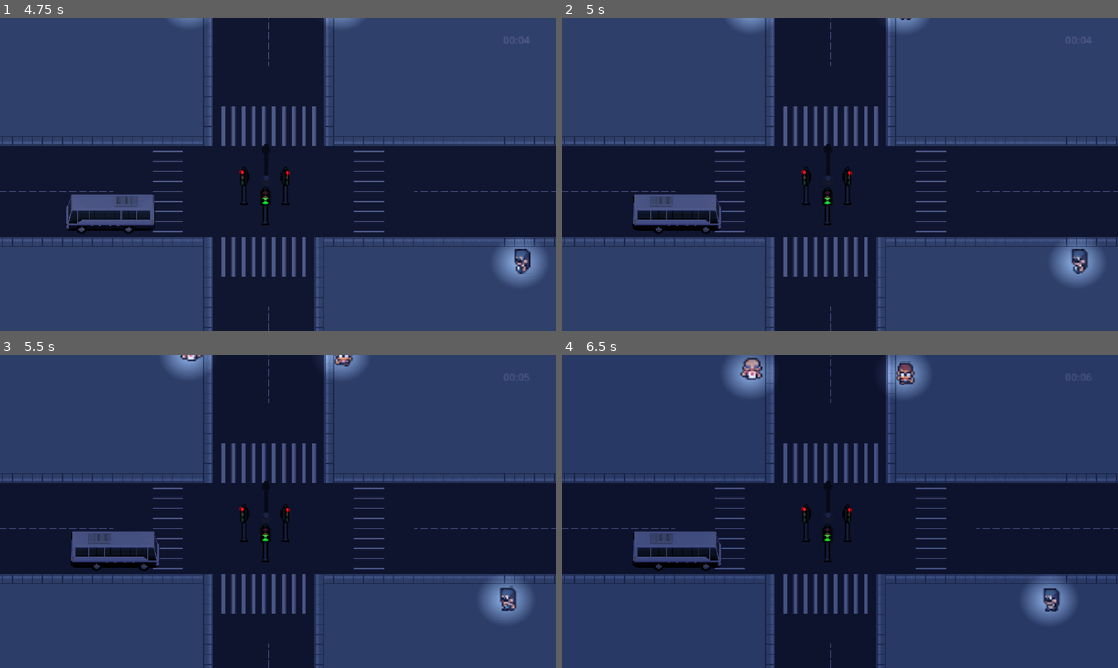
Above: before the commit, frames 1-4 (two rows, left to right).
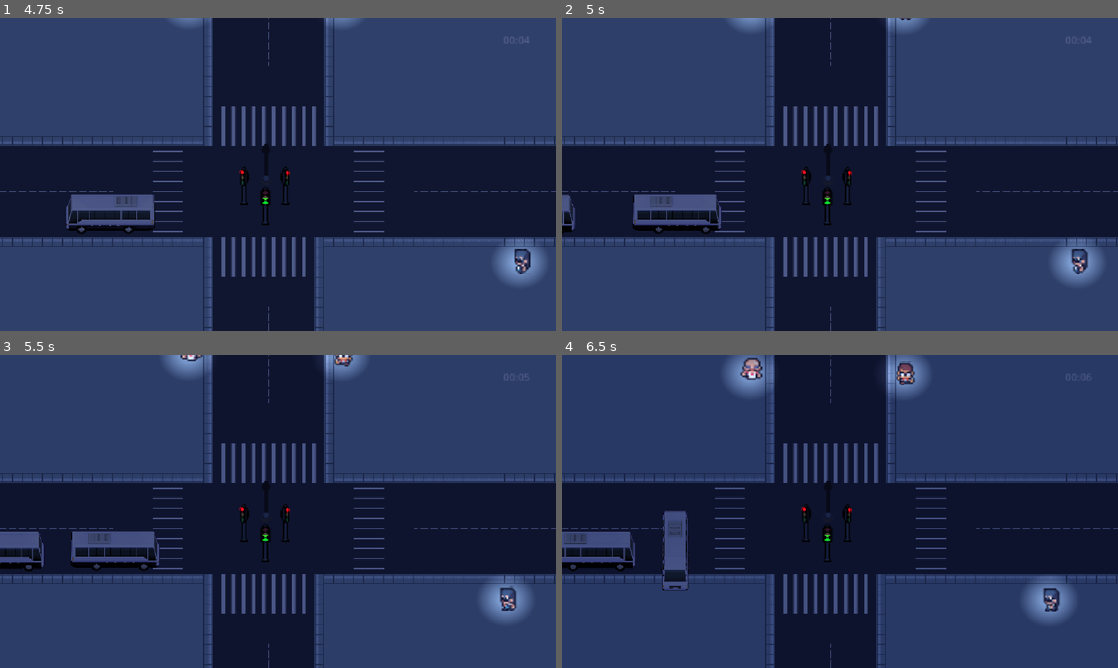
Above: after the commit, the same moments.

Repository: lafgo-fc/game-jam-repoooo
Game: Godot game, scene res://scne/test_one.tscn
Two runs of this game, one before a commit and one after it. Both use one fixed random seed, a clock stepped at 60 frames per second and the inputs below.
Inputs:
- Up to frame 1 (4.75 s): tap Enter (ui_accept) at 0.5, 0.77, 1.25, 1.52, 3.02, 3.77, 4.52 s; hold R (traffic control right and left) from 0.53 s (still down)
- Up to frame 2 (5 s): keep holding R (traffic control right and left)
- Up to frame 3 (5.5 s): keep holding R (traffic control right and left)
- Up to frame 4 (6.5 s): keep holding R (traffic control right and left); tap Enter (ui_accept) at 6.02 s

Frame 1 is identical in both runs. In frame 2, 0.2% of the frame differs, in the area x 0-3%, y 56-70%; in frame 3, 0.7%; in frame 4, 3.0%, in the area x 0-29%, y 49-76%.

Commit message:
added the npc exit pts

Diff:
--- a/scne/pedestians.tscn
+++ b/scne/pedestians.tscn
@@ -213,14 +213,14 @@
 		var possible_pt = [pt_3,pt_2,pt_8]
 		near_pt = possible_pt.pick_random()
 	elif near_pt == pt_2:
-		var possible_pt = [pt_1,pt_4,pt_10]
+		var possible_pt = [pt_1,pt_4,pt_10,pt_6]
 		near_pt = possible_pt.pick_random()
 
 	elif near_pt == pt_3:
-		var possible_pt = [pt_1]
+		var possible_pt = [pt_1,pt_11,pt_4,pt_7]
 		near_pt = possible_pt.pick_random()
 	elif near_pt == pt_4:
-		var possible_pt = [pt_3,pt_2,pt_9]
+		var possible_pt = [pt_3,pt_2,pt_9,pt_5]
 		near_pt = possible_pt.pick_random()
 func  check_signal():
 	stop_signal = false
--- a/spawnr_thing.gd
+++ b/spawnr_thing.gd
@@ -30,4 +30,4 @@
 
 
 func _on_timer_timeout() -> void:
-	pass
+	spawn_car()
